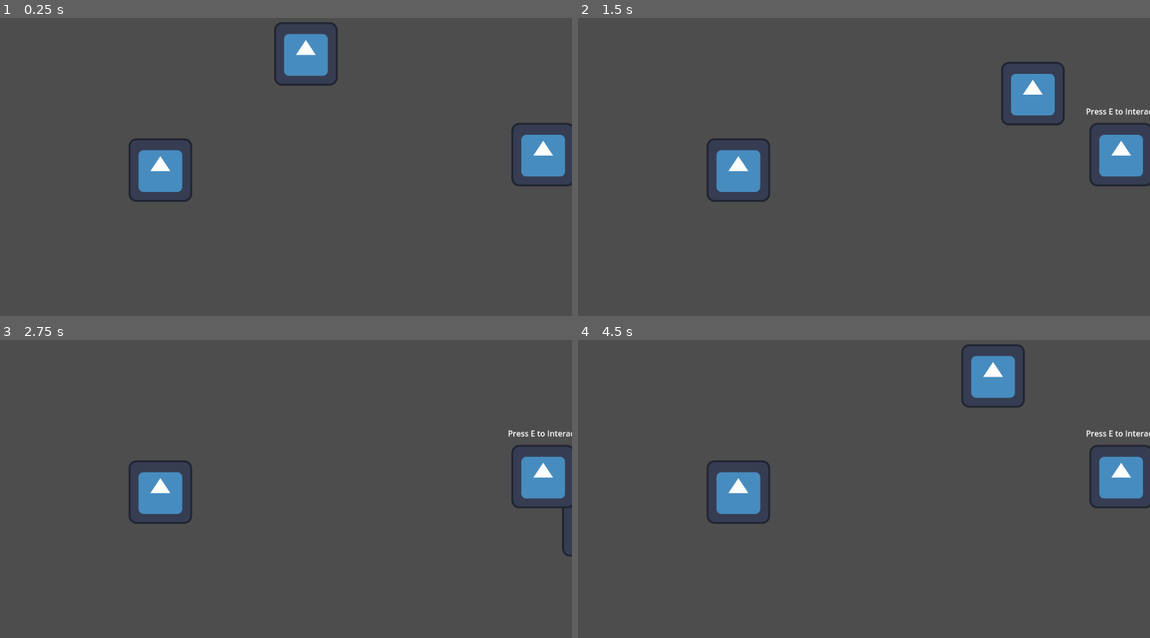
Above: before the commit, frames 1-4 (two rows, left to right).
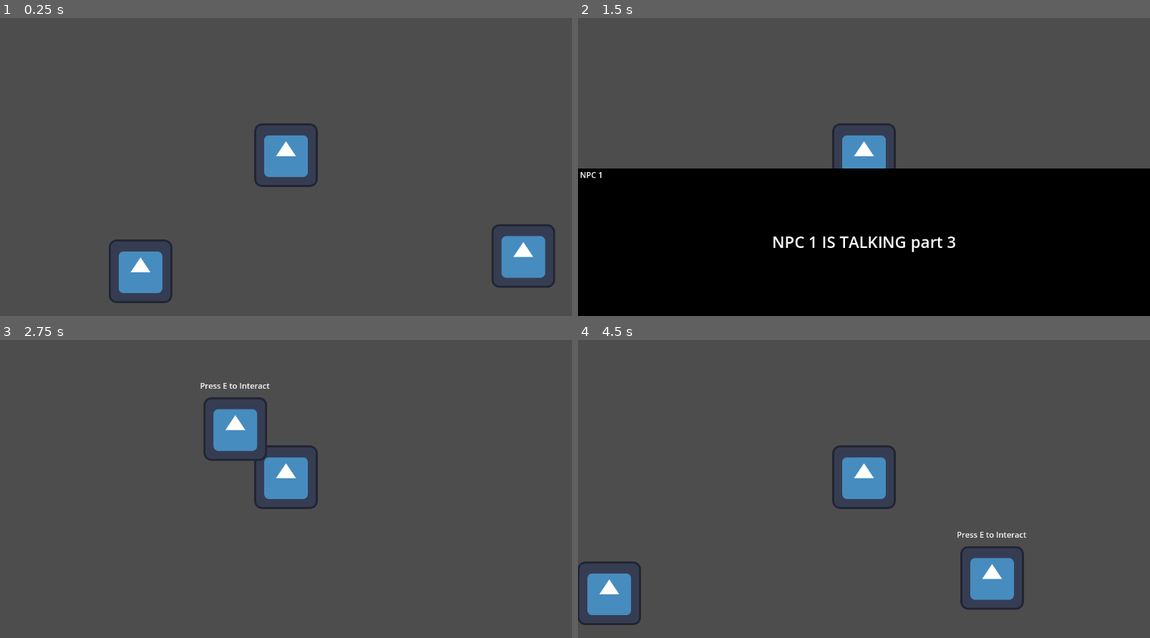
Above: after the commit, the same moments.

Repository: tobynk/The-Undead-Hospital
Game: Godot game, scene res://main.tscn
Same seed, same stepped clock (60 frames per second), same inputs: the game is played once before the commit and once after it. The engine's default icon, where the game draws it, is replaced by a stand-in: a white triangle on a blue panel in a dark square.
Inputs:
- Up to frame 1 (0.25 s): no input
- Up to frame 2 (1.5 s): tap Enter at 0.5 s; hold D (move_right) 0.53-1.28 s; tap E (interacted) at 0.6, 1.25 s; tap Space (Next_talk, bound only after the commit) at 0.8, 1.35 s; hold S (move_down) from 1.28 s (still down)
- Up to frame 3 (2.75 s): tap E (interacted) at 1.55, 2, 2.1 s; release S (move_down) at 2.03 s; hold D (move_right) from 2.03 s (still down); tap Space (Next_talk, bound only after the commit) at 2.3 s
- Up to frame 4 (4.5 s): tap E (interacted) at 2.75, 3.05, 3.5, 3.6, 4.25 s; release D (move_right) at 2.78 s; hold W (move_up) 2.78-3.53 s; tap Space (Next_talk, bound only after the commit) at 2.85, 3.8, 4.35 s; hold A (move_left) from 3.53 s (still down)

The runs differ from the first frame. In frame 1, 8.2% of the frame differs, in the area x 19-100%, y 1-96%; in frame 2, 54%, in the area x 0-100%, y 14-100%; in frame 3, 5.7%; in frame 4, 8.4%.
Error after the commit: Invalid call. Nonexistent function 'stop_movements' in base 'PackedScene'. (res://npc_1.gd:23)

Commit message:
update the interaction

Diff:
--- a/Player.gd
+++ b/Player.gd
@@ -1,17 +1,25 @@
 extends Area2D
 @export var speed = 400
 var NPCtalk = 0
+@export var IsAbleToMove = true
 
 func _process(delta):
-	var velocity = Vector2.ZERO
-	if Input.is_action_pressed("move_right"):
-		velocity.x += 1
-	if Input.is_action_pressed("move_left"):
-		velocity.x -= 1
-	if Input.is_action_pressed("move_down"):
-		velocity.y += 1
-	if Input.is_action_pressed("move_up"):
-		velocity.y -= 1
-	if velocity.length() > 0:
-		velocity = velocity.normalized() * speed
-	position += velocity * delta
+	if IsAbleToMove:
+		var velocity = Vector2.ZERO
+		if Input.is_action_pressed("move_right"):
+			velocity.x += 1
+		if Input.is_action_pressed("move_left"):
+			velocity.x -= 1
+		if Input.is_action_pressed("move_down"):
+			velocity.y += 1
+		if Input.is_action_pressed("move_up"):
+			velocity.y -= 1
+		if velocity.length() > 0:
+			velocity = velocity.normalized() * speed
+		position += velocity * delta
+
+func stop_movements():
+	IsAbleToMove = false
+
+func start_movements():
+	IsAbleToMove = true
--- /dev/null
+++ b/dialogtext.tscn
@@ -0,0 +1,40 @@
+[gd_scene load_steps=2 format=3 uid="uid://bfukc8bgv74kt"]
+
+[sub_resource type="LabelSettings" id="LabelSettings_8sv1p"]
+font_size = 32
+
+[node name="Dialogtext" type="CanvasLayer"]
+
+[node name="ColorRect" type="ColorRect" parent="."]
+anchors_preset = 12
+anchor_top = 1.0
+anchor_right = 1.0
+anchor_bottom = 1.0
+offset_top = -297.0
+grow_horizontal = 2
+grow_vertical = 0
+color = Color(0, 0, 0, 1)
+
+[node name="NPCtalkLabel" type="Label" parent="."]
+anchors_preset = 12
+anchor_top = 1.0
+anchor_right = 1.0
+anchor_bottom = 1.0
+offset_top = -299.0
+grow_horizontal = 2
+grow_vertical = 0
+text = "HI "
+label_settings = SubResource("LabelSettings_8sv1p")
+horizontal_alignment = 1
+vertical_alignment = 1
+
+[node name="Name" type="Label" parent="."]
+anchors_preset = -1
+anchor_top = 0.543
+anchor_bottom = 0.543
+offset_left = 4.0
+offset_top = 0.135972
+offset_right = 140.0
+offset_bottom = 39.136
+grow_vertical = 2
+text = "NPC"
--- a/npc_1.gd
+++ b/npc_1.gd
@@ -1,15 +1,40 @@
 extends Area2D
 @onready var label = $Label
+@onready var dialogtext = $Dialogtext
+@onready var NPCtalklabel = get_node("Dialogtext/NPCtalkLabel")
+@onready var NPCnamelabel = get_node("Dialogtext/Name")
 var interactionarea = false
+var interactiontalks = 1
+var totalinteractiontalk = 2
+var player = preload("res://player.tscn")
 
 # Called when the node enters the scene tree for the first time.
 func _ready():
 	label.hide()
+	dialogtext.hide()
 
 # Called every frame. 'delta' is the elapsed time since the previous frame.
 func _process(delta):
 	if interactionarea and Input.is_action_just_pressed("interacted"):
 		print("e is pressed")
+		dialogtext.show()
+		NPCtalklabel.text = str("NPC 1 IS TALKING part 1")
+		NPCnamelabel.text = str("NPC 1")
+		player.stop_movements()
+	if Input.is_action_just_pressed("Next_talk"):
+		if interactiontalks == 1:
+			NPCtalklabel.text = str("NPC 1 IS TALKING part 2")
+			print("one")
+			interactiontalks += 1
+		elif  interactiontalks == 2:
+			NPCtalklabel.text = str("NPC 1 IS TALKING part 3")
+			print("two")
+			interactiontalks += 1
+		else:
+			dialogtext.hide()
+			player.start_movements()
+
+
 
 func _on_area_entered(area):
 	label.show()
--- a/npc_1.tscn
+++ b/npc_1.tscn
@@ -1,7 +1,8 @@
-[gd_scene load_steps=4 format=3 uid="uid://d3kncurjapstq"]
+[gd_scene load_steps=5 format=3 uid="uid://d3kncurjapstq"]
 
 [ext_resource type="Texture2D" uid="uid://cwa13ksflcdws" path="res://icon.svg" id="1_cq10t"]
 [ext_resource type="Script" path="res://npc_1.gd" id="1_yovjq"]
+[ext_resource type="PackedScene" uid="uid://bfukc8bgv74kt" path="res://dialogtext.tscn" id="3_5tde3"]
 
 [sub_resource type="CircleShape2D" id="CircleShape2D_8260x"]
 radius = 240.208
@@ -26,5 +27,7 @@
 grow_horizontal = 2
 text = "Press E to Interact"
 
+[node name="Dialogtext" parent="." instance=ExtResource("3_5tde3")]
+
 [connection signal="area_entered" from="." to="." method="_on_area_entered"]
 [connection signal="area_exited" from="." to="." method="_on_area_exited"]
--- a/player.tscn
+++ b/player.tscn
@@ -15,3 +15,5 @@
 
 [node name="Sprite2D" type="Sprite2D" parent="."]
 texture = ExtResource("2_c4x42")
+
+[node name="Camera2D" type="Camera2D" parent="."]
--- a/project.godot
+++ b/project.godot
@@ -47,6 +47,11 @@
 "events": [Object(InputEventKey,"resource_local_to_scene":false,"resource_name":"","device":-1,"window_id":0,"alt_pressed":false,"shift_pressed":false,"ctrl_pressed":false,"meta_pressed":false,"pressed":false,"keycode":0,"physical_keycode":69,"key_label":0,"unicode":101,"echo":false,"script":null)
 ]
 }
+Next_talk={
+"deadzone": 0.5,
+"events": [Object(InputEventKey,"resource_local_to_scene":false,"resource_name":"","device":-1,"window_id":0,"alt_pressed":false,"shift_pressed":false,"ctrl_pressed":false,"meta_pressed":false,"pressed":false,"keycode":0,"physical_keycode":32,"key_label":0,"unicode":32,"echo":false,"script":null)
+]
+}
 
 [layer_names]
 
